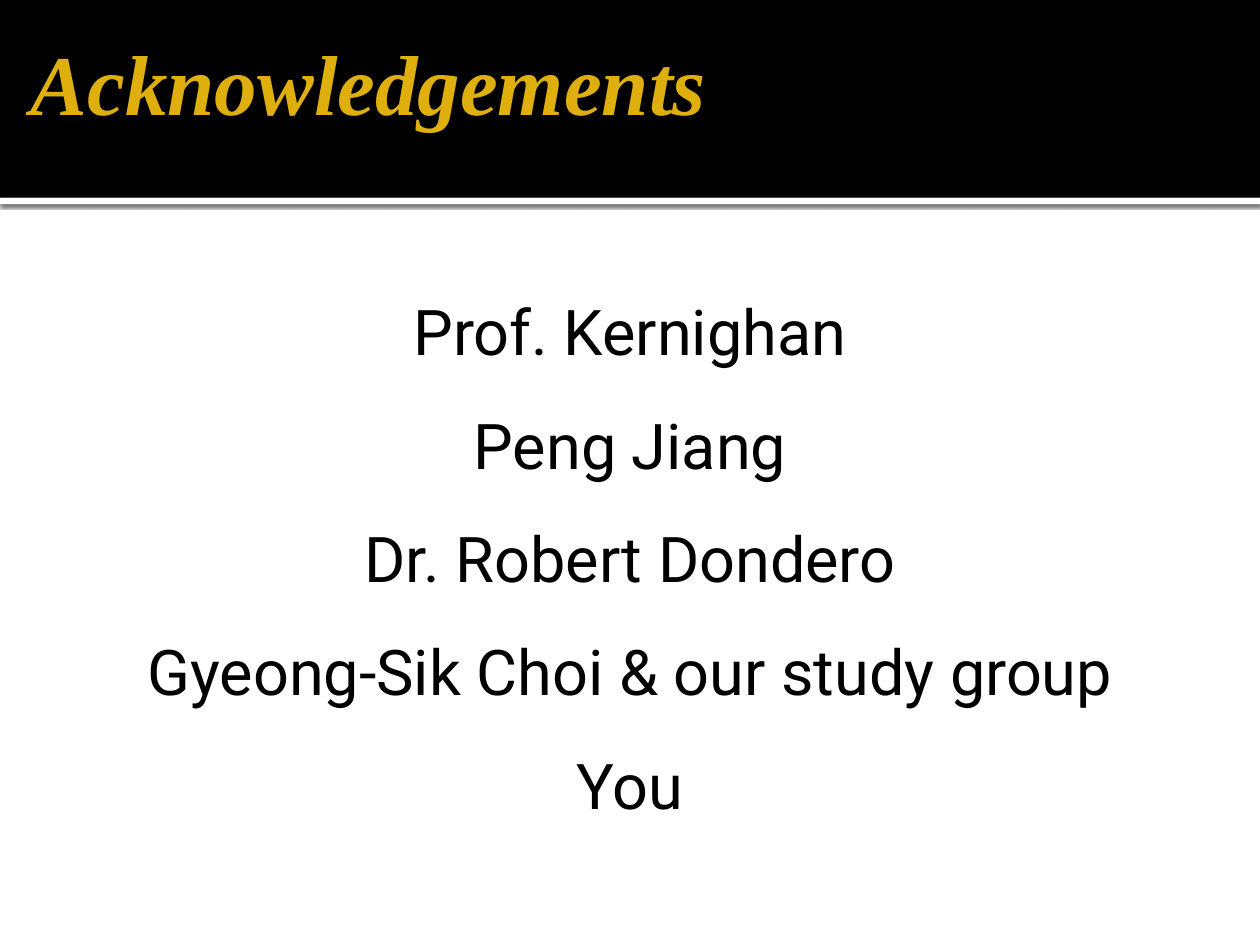
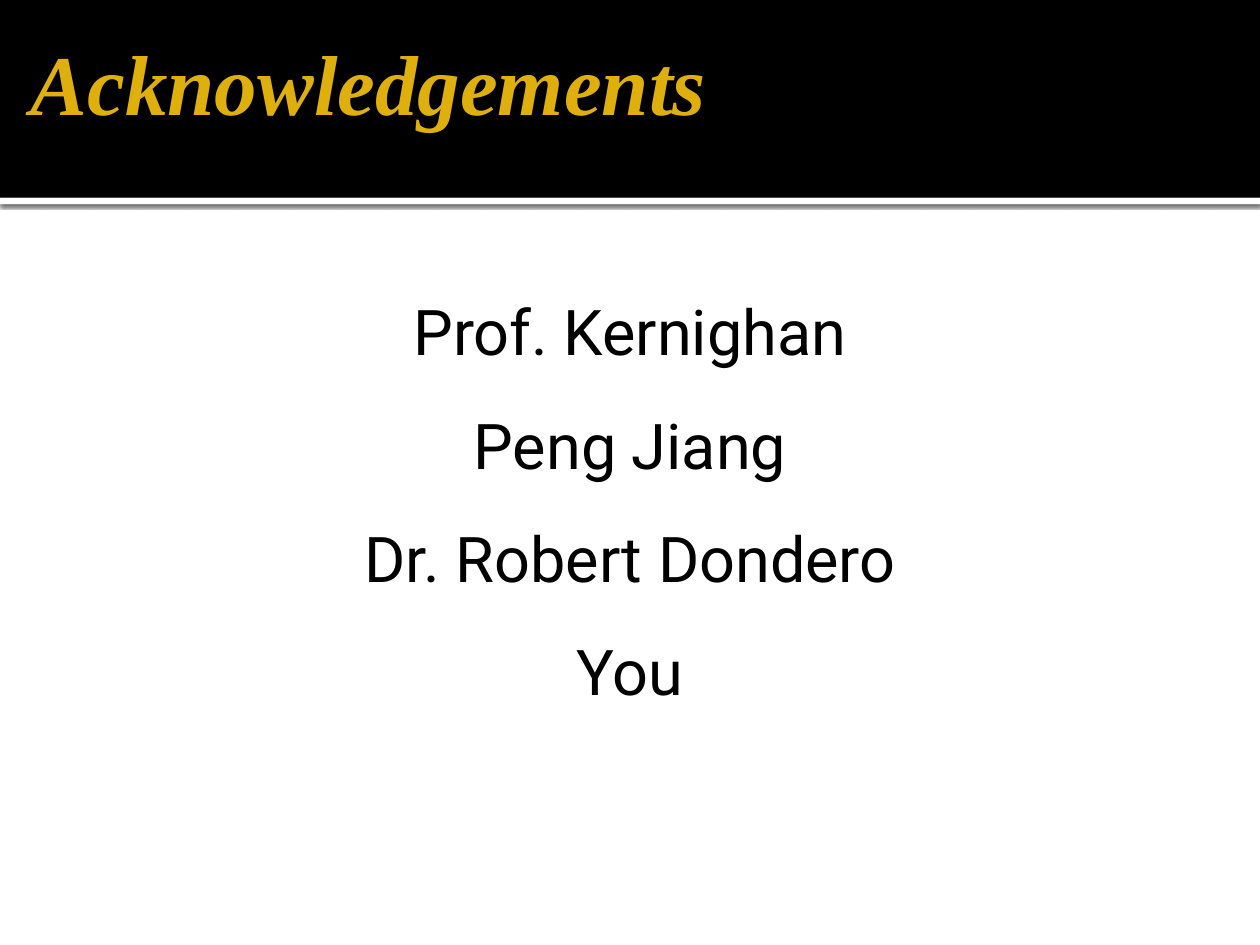
Before and after one commit to gmarcotte/teamceg, a slide deck: slide 15 of pear/submission_materials/PairgrammingDemo.pptx. Drawn at 1260x945 pixels with LibreOffice and Linux fonts; fonts in the diff are those of the drawing; background and template pictures are left out. Boxes give left, top, right and bottom in pixels: in the first picture for what was removed or moved away, otherwise in the second. Text is boxed around its words. In the diff, an @@ line names an element or a change of style, - is before the commit and + after.

Commit message:
presentation ppt

```diff
--- a/pear/submission_materials/PairgrammingDemo.pptx
+++ b/pear/submission_materials/PairgrammingDemo.pptx
@@ text at <box>148,647,1112,709</box>: paragraph removed @@
-Gyeong-Sik Choi & our study group
```
